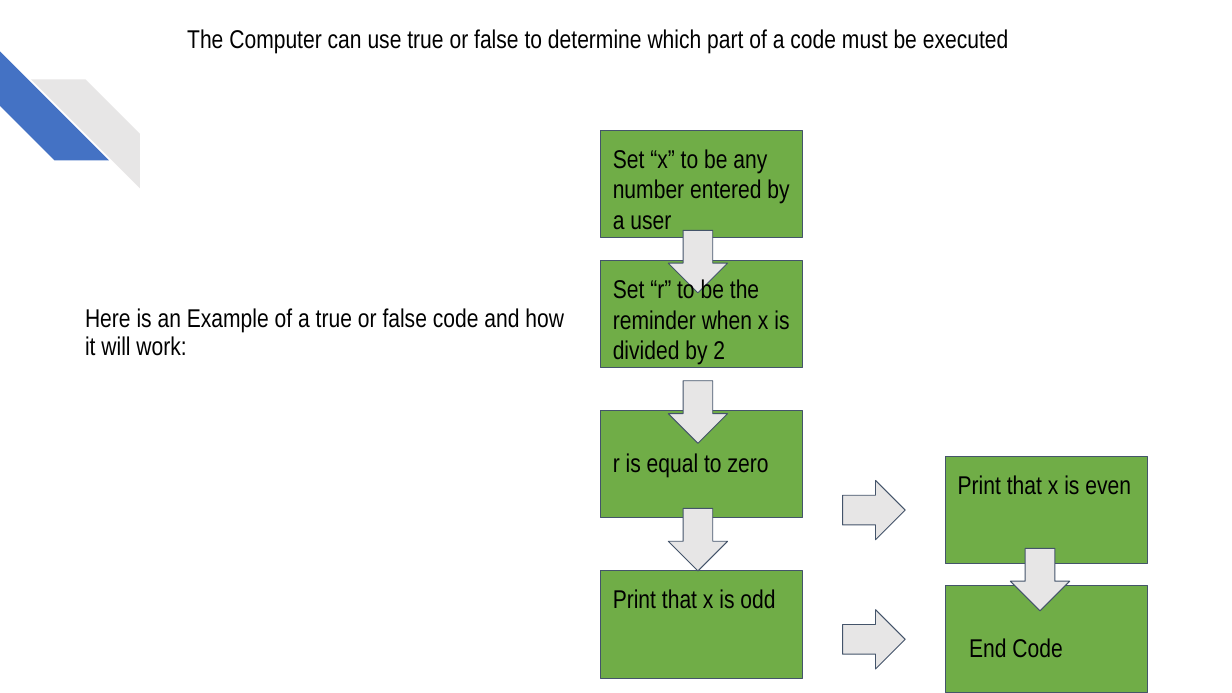
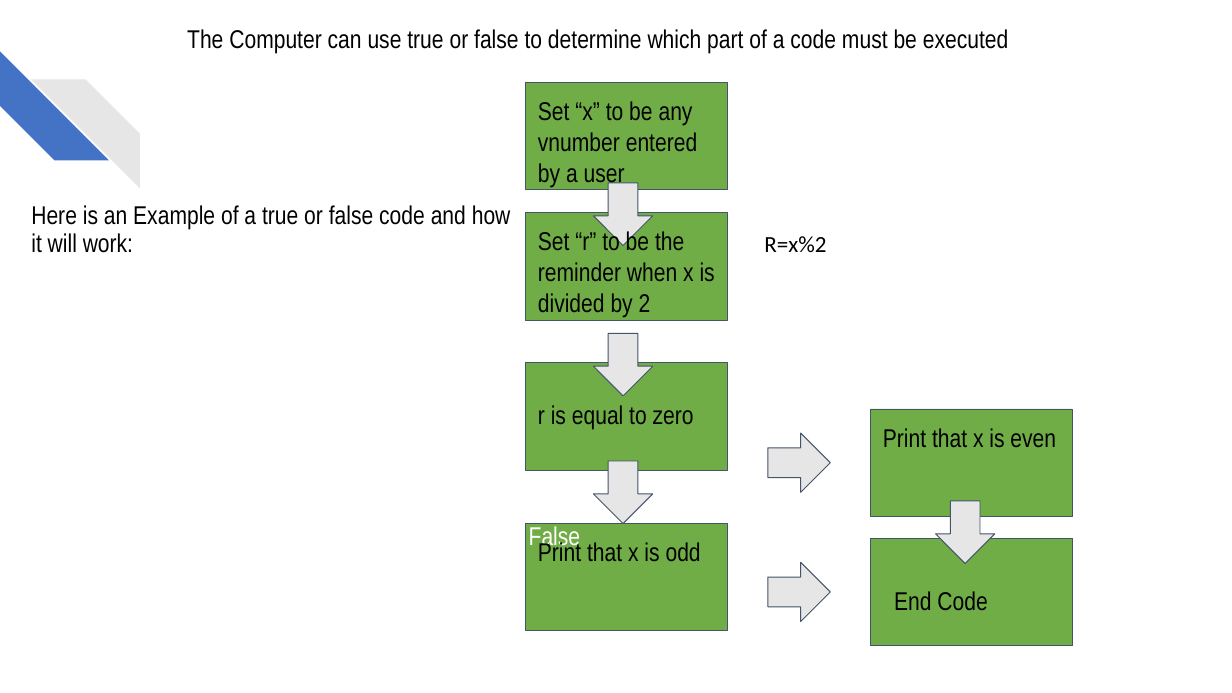
Before and after one commit to chicheng86/Python_Summer_Camp, a slide deck: slide 30 of Python summer camp-section2.pptx. Drawn at 1232x693 pixels with LibreOffice and Linux fonts; fonts in the diff are those of the drawing. Boxes give left, top, right and bottom in pixels: in the first picture for what was removed or moved away, otherwise in the second. Text is boxed around its words. In the diff, an @@ line names an element or a change of style, - is before the commit and + after.

```diff
--- a/Python summer camp-section2.pptx
+++ b/Python summer camp-section2.pptx
@@ text at bbox=[538, 101, 697, 188]: text changed @@
-Set “x” to be any number entered by a user
+Set “x” to be any vnumber entered by a user
@@ title "Here is an Example of ...": place and size @@
-title "Here is an Example of ..." at bbox=[85, 308, 564, 356]
+title "Here is an Example of ..." at bbox=[31, 205, 511, 253]
@@ 3 texts, 3 rectangles, 1 down arrow: place and size @@
-3 texts, 3 rectangles, 1 down arrow at bbox=[601, 130, 1148, 657]
+3 texts, 3 rectangles, 1 down arrow at bbox=[526, 82, 1073, 610]
@@ text added at bbox=[764, 236, 826, 252], 18 pt, text #000000 @@
+R=x%2
@@ 5 down arrows, 3 rectangles, 2 texts: place and size @@
-5 down arrows, 3 rectangles, 2 texts at bbox=[601, 230, 1148, 693]
+5 down arrows, 3 rectangles, 2 texts at bbox=[526, 183, 1073, 646]
@@ text added at bbox=[529, 526, 580, 551], 20 pt, text #FFFFFF @@
+False
```
Also in this commit, not shown: 1 other slide changed, 2 slides added, 1 slide removed.
